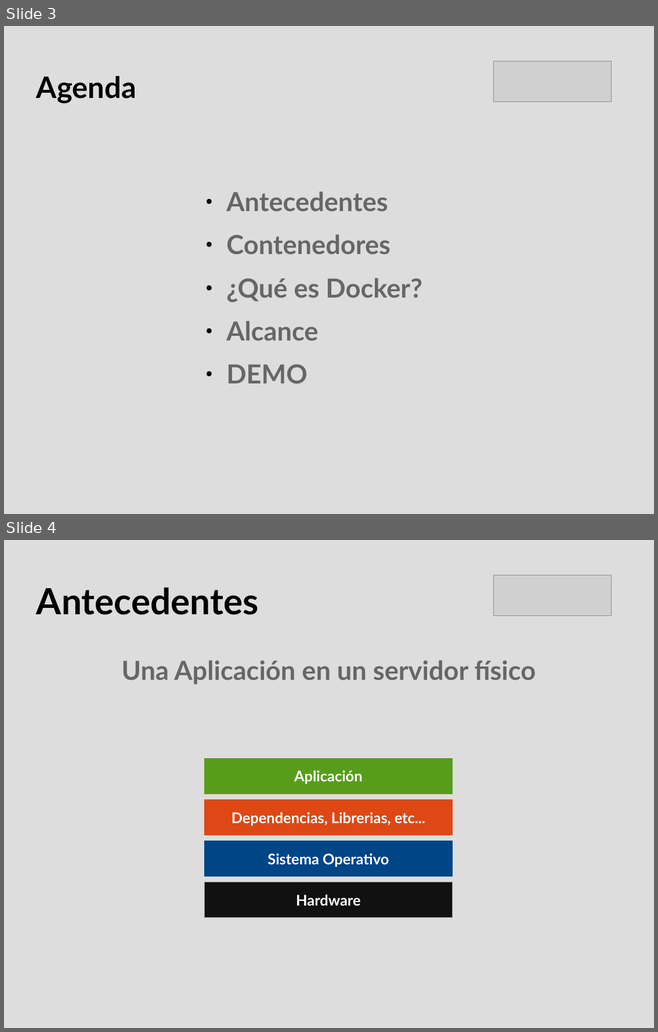
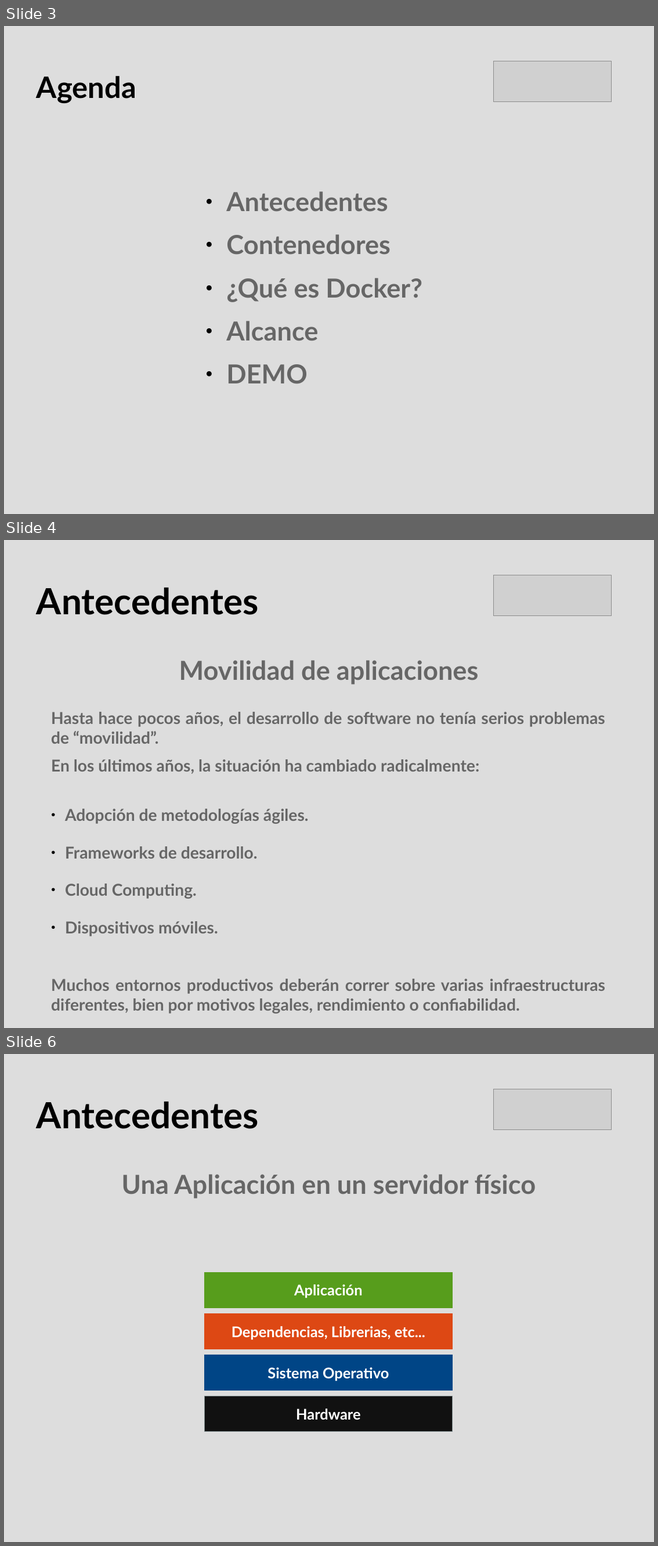
Before and after one commit to hdortiz/docker_rocc2015, a slide deck: presentacion.odp. Shown one above the other, each under a label of ours: slides 3 and 4 before the commit, slides 3, 4 and 6 after it; the slides between them are not shown. The pictures are 658x1032 and 658x1546 pixels, drawn with LibreOffice and Linux fonts; fonts in the diff are those of the drawing; grey boxes stand for pictures. Boxes give left, top, right and bottom in pixels: in the first picture for what was removed or moved away, otherwise in the second. Text is boxed around its words. In the diff, an @@ line names an element or a change of style, - is before the commit and + after.

```diff
--- a/presentacion.odp
+++ b/presentacion.odp
@@ slide 4 added at bbox=[4, 540, 654, 1028], background #DDDDDD @@
@@ title added at bbox=[36, 588, 259, 615], 44 pt, text #000000, bold @@
+Antecedentes
@@ picture added at bbox=[494, 575, 611, 616] @@
@@ text added at bbox=[179, 660, 478, 684], 32 pt, text #666666, bold @@
+Movilidad de aplicaciones
@@ text added at bbox=[51, 712, 605, 1013], 20 pt, text #666666, bold @@
+Hasta hace pocos años, el desarrollo de software no tenía serios problemas de “movilidad”.
+En los últimos años, la situación ha cambiado radicalmente:
+● Adopción de metodologías ágiles.
+● Frameworks de desarrollo.
+● Cloud Computing.
+● Dispositivos móviles.
+Muchos entornos productivos deberán correr sobre varias infraestructuras diferentes, bien por motivos legales, rendimiento o confiabilidad.
@@ what was slide 4 is now slide 6 @@
```
Also in this commit, not shown: 7 slides changed, 9 other slides added, 3 slides removed, 3 other files.
